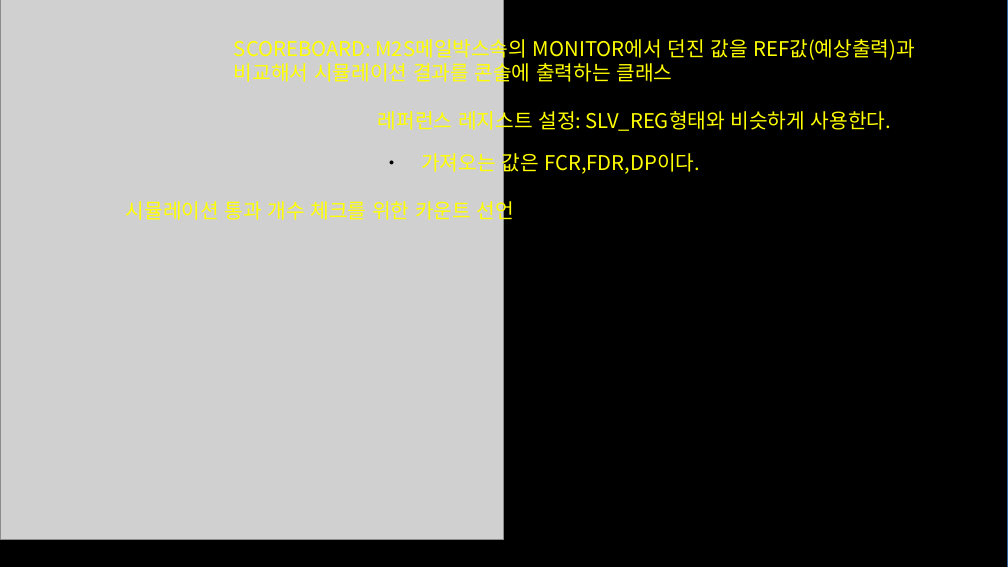
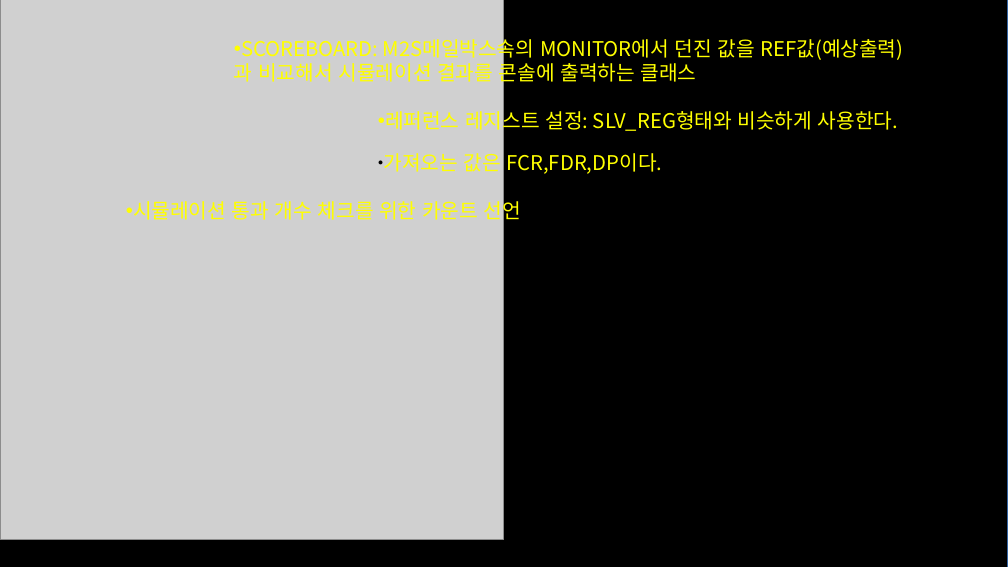
Before and after one commit to cong2738/my_RISC-V, a slide deck: slide 7 of 250424_시스템베릴로그 UVM프레임워크 구조 공부.pptx. Drawn at 1008x567 pixels with LibreOffice and Linux fonts; fonts in the diff are those of the drawing; grey boxes stand for pictures. Boxes give left, top, right and bottom in pixels: in the first picture for what was removed or moved away, otherwise in the second. Text is boxed around its words. In the diff, an @@ line names an element or a change of style, - is before the commit and + after.

```diff
--- a/250424_시스템베릴로그 UVM프레임워크 구조 공부.pptx
+++ b/250424_시스템베릴로그 UVM프레임워크 구조 공부.pptx
@@ text "SCOREBOARD: M2S메일박스속의 MONITOR에서 던진 값을 ..." at [234,35,904,86]: bullet none to • @@
@@ text "레퍼런스 레지스트 설정: SLV_REG형태와 비슷하게 ..." at [383,107,898,174]: bullet none to •; indent changed @@
@@ text "시뮬레이션 통과 개수 체크를 위한 ..." at [133,197,521,224]: bullet none to • @@
```
Also in this commit, not shown: 7 other slides changed, 2 slides added, 1 other file.
